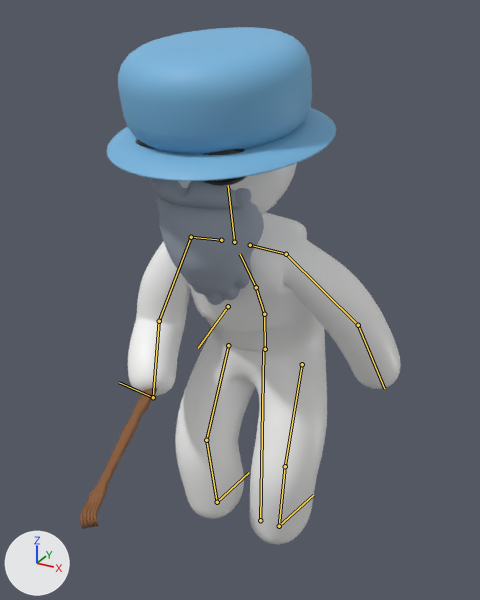
A saved change to the glTF model assets/gp_character_rigged.glb.
The view is the same before and after, from a 50 mm camera at (0.419, -0.839, 0.821) aimed at (0.031, -0.134, 0.469). Lighting does not change. The marker at lower left points along +X, +Y and +Z. The picture after the commit comes second. Both versions are drawn at frame 7 of the action 'GP_Draw'; the numbers are the values there. The bones that bend it are drawn over the model as lines.

Objects in the first picture: 'GP_Character', 'PR_Hyojason'.
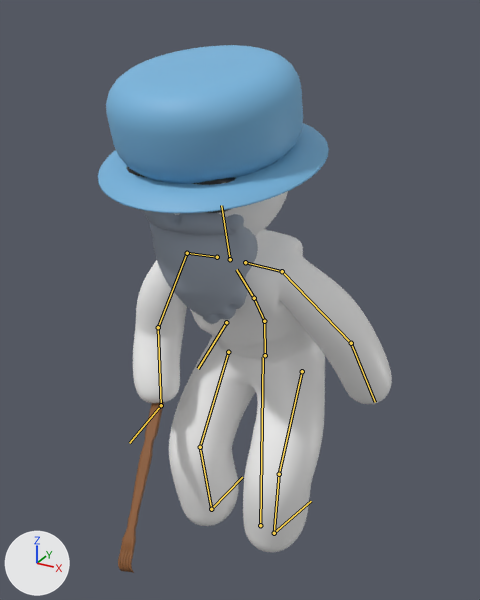
Pixel boxes [x1, y1, x2, y2] of what changed, in the pictures (480 x 600 px):
'GP_Character', posed: before [106, 27, 401, 544]; after [98, 45, 392, 552]
'PR_Hyojason', posed (40% narrower, 20% taller): before [80, 387, 157, 529]; after [118, 402, 164, 573]
bone 'Root', root to tip: before (260, 520) to (263, 350); after (260, 525) to (263, 357)
bone 'Spine', root to tip: before (264, 314) to (256, 287); after (264, 321) to (254, 298)
bone 'Head', root to tip: before (234, 242) to (228, 185); after (230, 259) to (221, 205)
bone 'UpperArm.L', root to tip: before (286, 254) to (358, 325); after (282, 271) to (351, 343)
bone 'UpperArm.R', root to tip: before (191, 237) to (159, 321); after (187, 253) to (158, 327)
bone 'LowerArm.R', root to tip: before (159, 321) to (153, 397); after (158, 327) to (161, 405)
bone 'Prop.R', root to tip: before (153, 397) to (119, 382); after (161, 405) to (129, 443)
bone 'UpperLeg.L', root to tip: before (302, 364) to (285, 466); after (302, 371) to (279, 474)
bone 'LowerLeg.L', root to tip: before (285, 466) to (279, 526); after (279, 474) to (274, 533)
bone 'UpperLeg.R', root to tip: before (228, 345) to (206, 440); after (228, 352) to (200, 447)
bone 'LowerLeg.R', root to tip: before (206, 440) to (217, 502); after (200, 447) to (211, 509)

The change in detail:
Bone 'Root' (bone_root) moves from (0.0, -0.022, 0.0) to (0.0, -0.034, 0.0).
Bone 'Spine' (bone_spine) turns from (20, 0, 0) to (25, 0, 0) degrees about its own x, y and z.
Bone 'Head' (bone_head) turns from (-9, 0, 0) to (-11, 0, 0) degrees about its own x, y and z.
Bone 'UpperArm.L' (bone_upperarm_l) turns from (4, 0, -6) to (-1, 0, -6) degrees about its own x, y and z.
Bone 'UpperArm.R' (bone_upperarm_r) turns from (-32, 0, 9) to (-25, 0, 8) degrees about its own x, y and z.
Bone 'LowerArm.R' (bone_lowerarm_r) turns from (-49, 0, 0) to (-31, 0, 0) degrees about its own x, y and z.
Bone 'Prop.R' (bone_prop_r) turns from (3, 0, 0) to (8, 0, 0) degrees about its own x, y and z.
Bone 'UpperLeg.L' (bone_upperleg_l) turns from (-24, 0, 0) to (-33, 0, -1) degrees about its own x, y and z.
Bone 'LowerLeg.L' (bone_lowerleg_l) turns from (27, 0, 0) to (37, 0, 0) degrees about its own x, y and z.
Bone 'UpperLeg.R' (bone_upperleg_r) turns from (-24, 0, 0) to (-33, 0, 1) degrees about its own x, y and z.
Bone 'LowerLeg.R' (bone_lowerleg_r) turns from (27, 0, 0) to (37, 0, 0) degrees about its own x, y and z.
